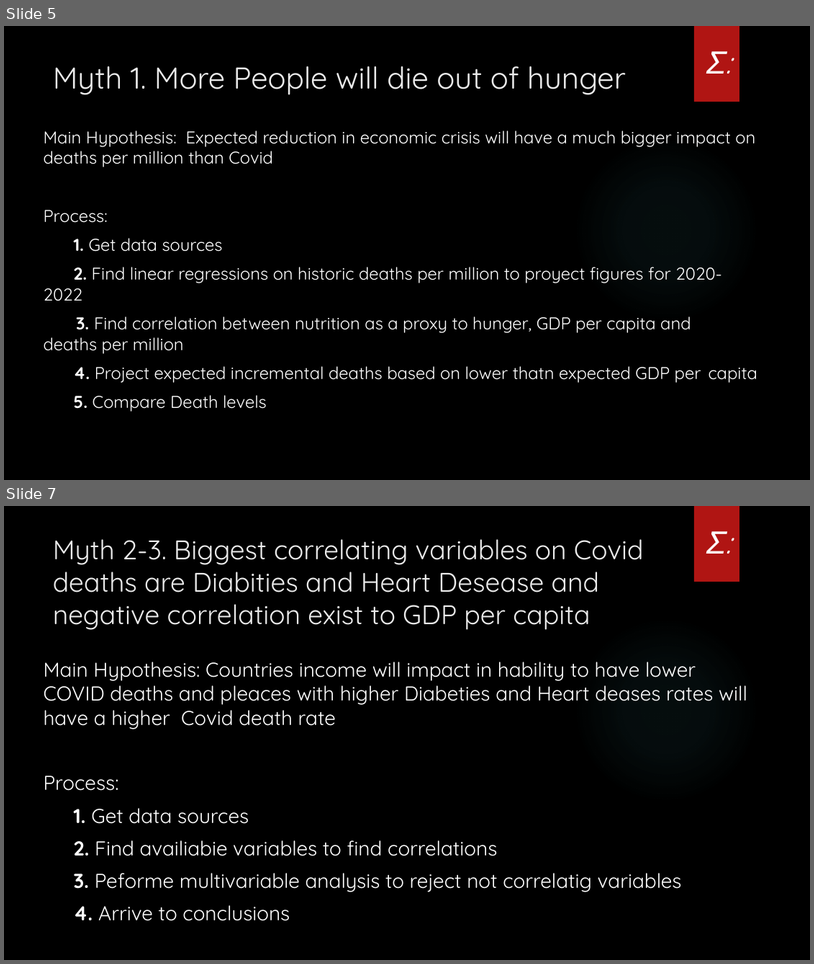
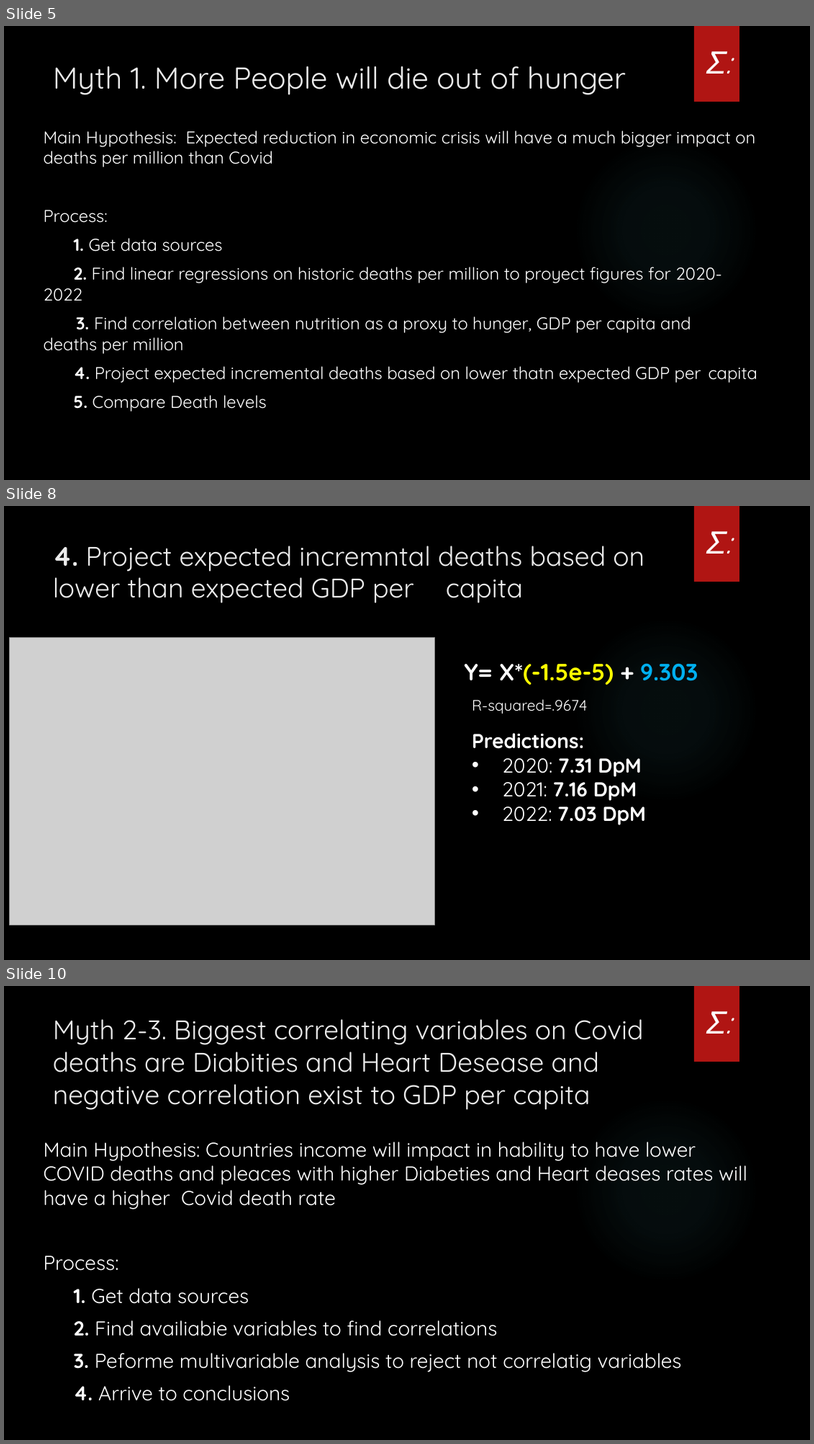
Before and after one commit to luislobo6/proyecto1-teamsigma, a slide deck: Team SigmaJVG.pptx. Shown one above the other, each under a label of ours: slides 5 and 7 before the commit, slides 5, 8 and 10 after it; the slides between them are not shown. The pictures are 814x964 and 814x1444 pixels, drawn with LibreOffice and Linux fonts; fonts in the diff are those of the drawing; grey boxes stand for pictures; background and template pictures are left out. Boxes give left, top, right and bottom in pixels: in the first picture for what was removed or moved away, otherwise in the second. Text is boxed around its words. In the diff, an @@ line names an element or a change of style, - is before the commit and + after.

```diff
--- a/Team SigmaJVG.pptx
+++ b/Team SigmaJVG.pptx
@@ slide 8 added at (4,506,810,960), background picture (left out); not listed: 2 template elements that a slide beside it also shows @@
@@ title added at (53,546,645,603), 32 pt, text #EBEBEB @@
+4. Project expected incremntal deaths based on lower than expected GDP per capita
@@ text added at (706,531,725,554), 36 pt, text #FFFFFF @@
+𝛴:
@@ picture added at (10,637,435,924) @@
@@ text added at (464,663,698,685), 28 pt, text #FFFF00, bold @@
+Y= X*(-1.5e-5) + 9.303
@@ text added at (472,699,588,713), 18 pt, text #FFFFFF @@
+R-squared=.9674
@@ text added at (472,733,646,825), 24 pt, text #FFFFFF, bold @@
+Predictions:
+• 2020: 7.31 DpM
+• 2021: 7.16 DpM
+• 2022: 7.03 DpM
@@ text added at (39,826,764,869), 18 pt, text #FFFFFF @@
+Analysis:
@@ what was slide 7 is now slide 10 @@
```
Also in this commit, not shown: 1 slide changed, 2 other slides added, 1 other file.
